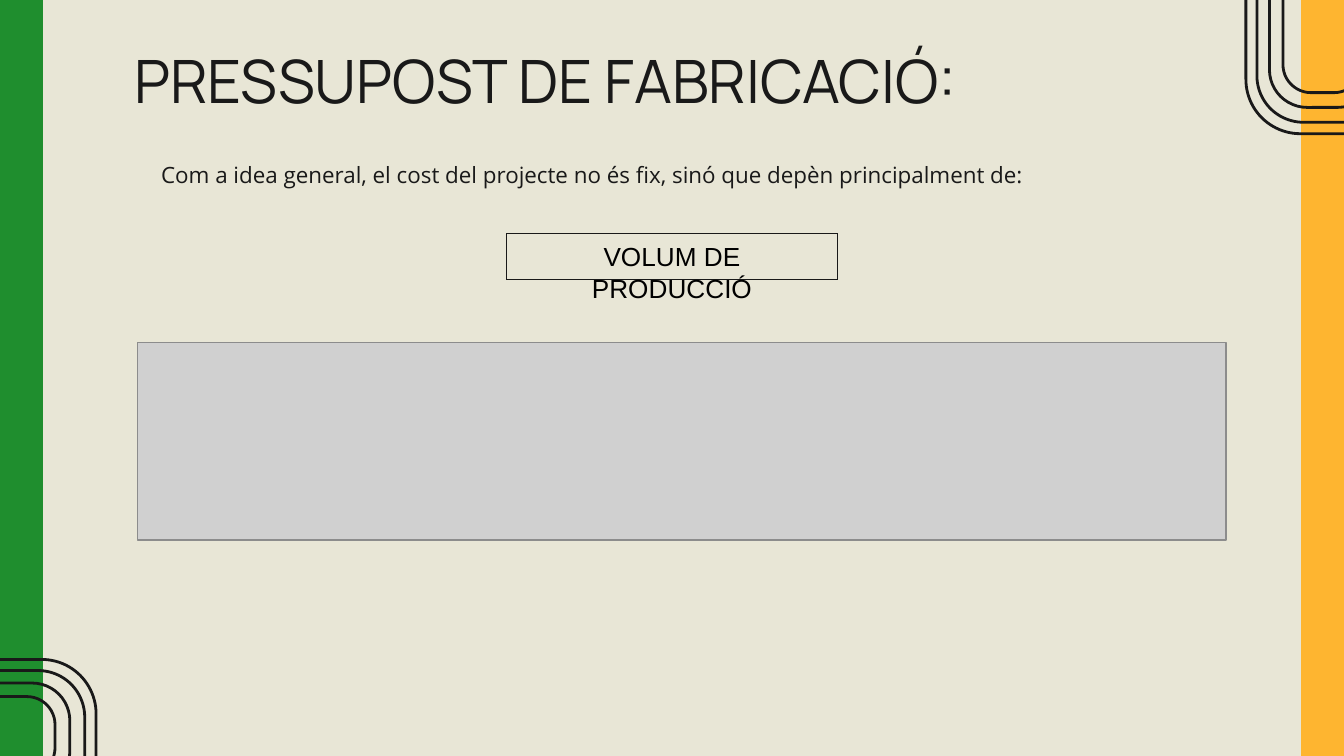
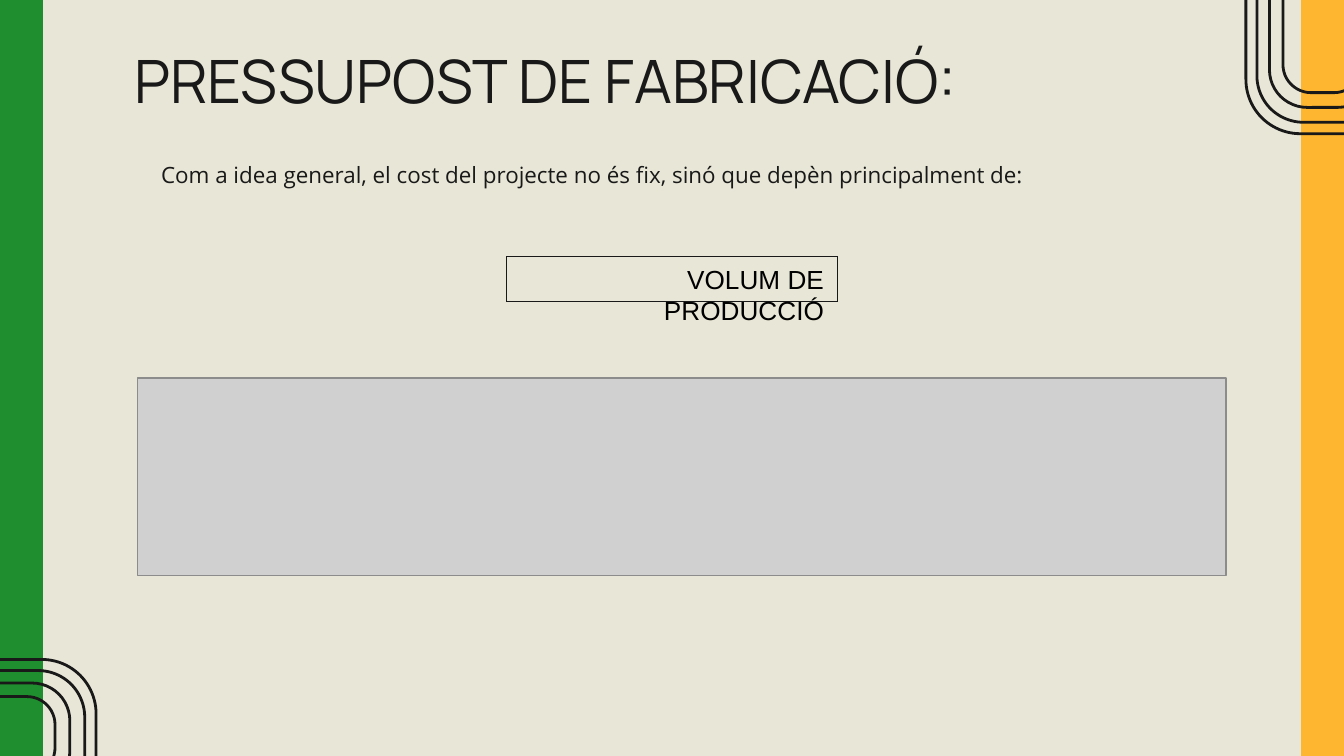
Before and after one commit to EDD2526/edd-project-grup-dijous-dj_d_seients, a slide deck: slide 29 of EINES DE DISSENY – PROJECTE VERSIÓ FINAL.pptx. Drawn at 1344x756 pixels with LibreOffice and Linux fonts; fonts in the diff are those of the drawing; grey boxes stand for pictures. Boxes give left, top, right and bottom in pixels: in the first picture for what was removed or moved away, otherwise in the second. Text is boxed around its words. In the diff, an @@ line names an element or a change of style, - is before the commit and + after.

```diff
--- a/EINES DE DISSENY – PROJECTE VERSIÓ FINAL.pptx
+++ b/EINES DE DISSENY – PROJECTE VERSIÓ FINAL.pptx
@@ rectangle "VOLUM DE PRODUCCIÓ": place and size @@
-rectangle "VOLUM DE PRODUCCIÓ" at box(507, 234, 837, 280)
+rectangle "VOLUM DE PRODUCCIÓ" at box(507, 257, 837, 302)
@@ rectangle "VOLUM DE PRODUCCIÓ" at box(507, 257, 837, 302): alignment centre to right @@
@@ picture: place and size @@
-picture at box(137, 343, 1226, 540)
+picture at box(137, 378, 1226, 575)
```
Also in this commit, not shown: 2 other slides changed, 2 slides added, 2 other files.
